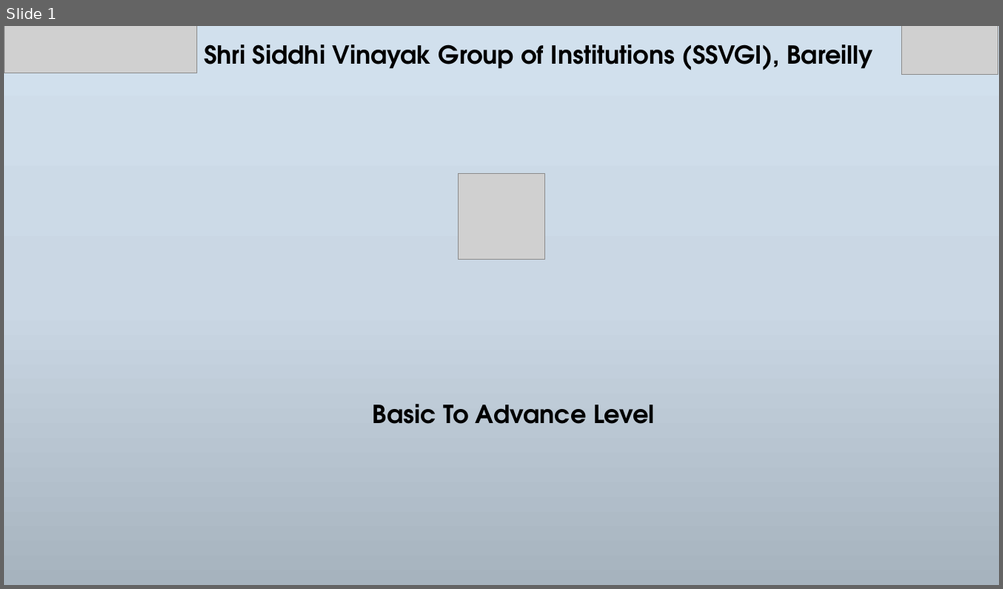
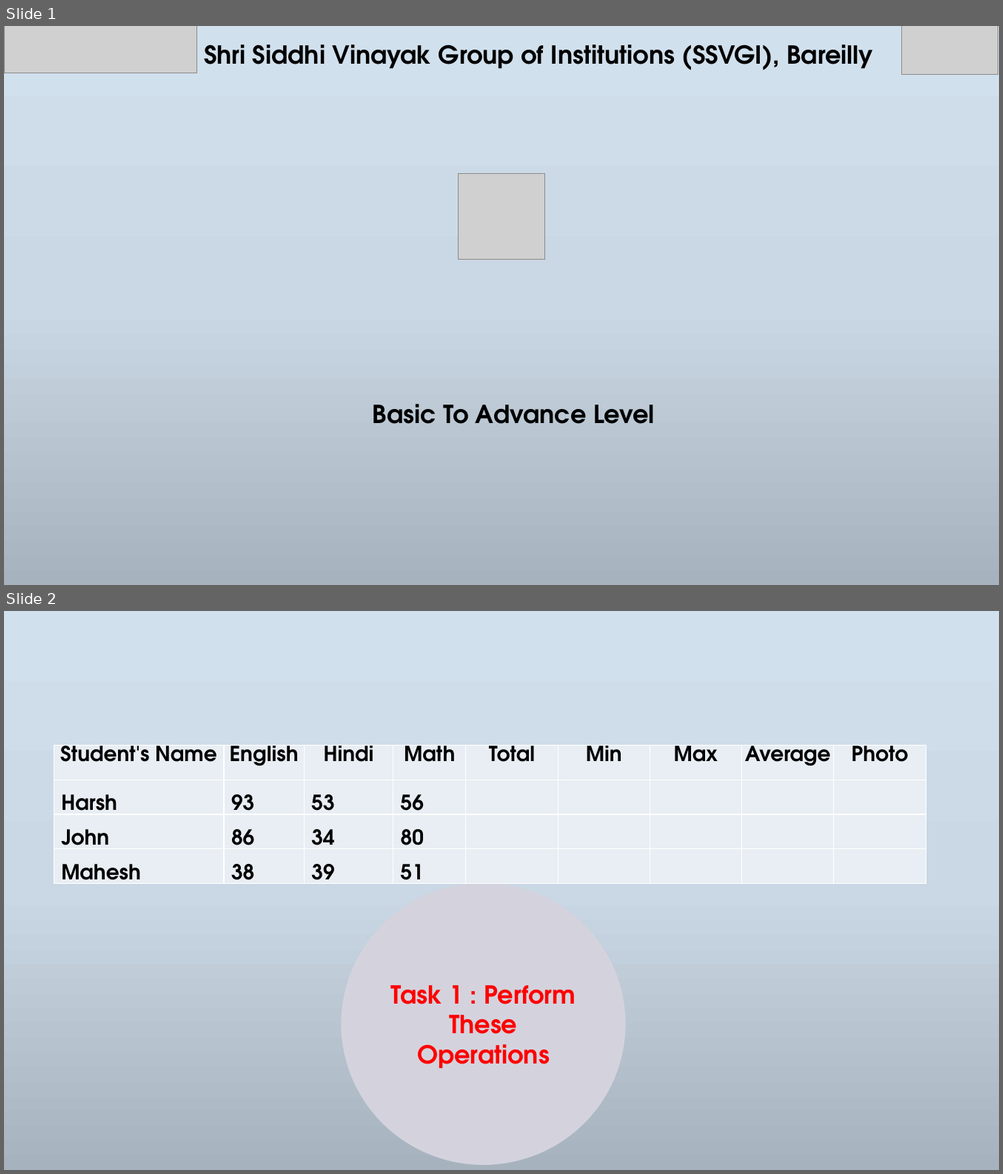
Before and after one commit to NeerajKatheriya1435/Siddhi-Vinayak-STD, a slide deck: Presentations Files/Day3.pptx. Shown one above the other, each under a label of ours: slide 1 before the commit, slides 1 and 2 after it. The pictures are 1003x589 and 1003x1174 pixels, drawn with LibreOffice and Linux fonts; fonts in the diff are those of the drawing; grey boxes stand for pictures; background and template pictures are left out. Boxes give left, top, right and bottom in pixels: in the first picture for what was removed or moved away, otherwise in the second. Text is boxed around its words. In the diff, an @@ line names an element or a change of style, - is before the commit and + after.

```diff
--- a/Presentations Files/Day3.pptx
+++ b/Presentations Files/Day3.pptx
@@ slide 2 added at (4, 611, 999, 1170), background gradient #D1E0EE to #CBD8E4 to #A7B3BE @@
@@ table added at (54, 745, 925, 883), 4 rows, 9 columns @@
+Student's Name | English | Hindi | Math | Total | Min | Max | Average | Photo
+Harsh | 93 | 53 | 56 |  |  |  |  | 
+John | 86 | 34 | 80 |  |  |  |  | 
+Mahesh | 38 | 39 | 51 |  |  |  |  | 
@@ ellipse added at (341, 884, 625, 1165), fill #D4D3DD, outline #D4D3DD 1 pt, 24 pt, text #FF0000, bold @@
+Task 1 : Perform These Operations
```
Also in this commit, not shown: 1 slide changed, 4 other slides added, 5 slides removed, 4 other files.
